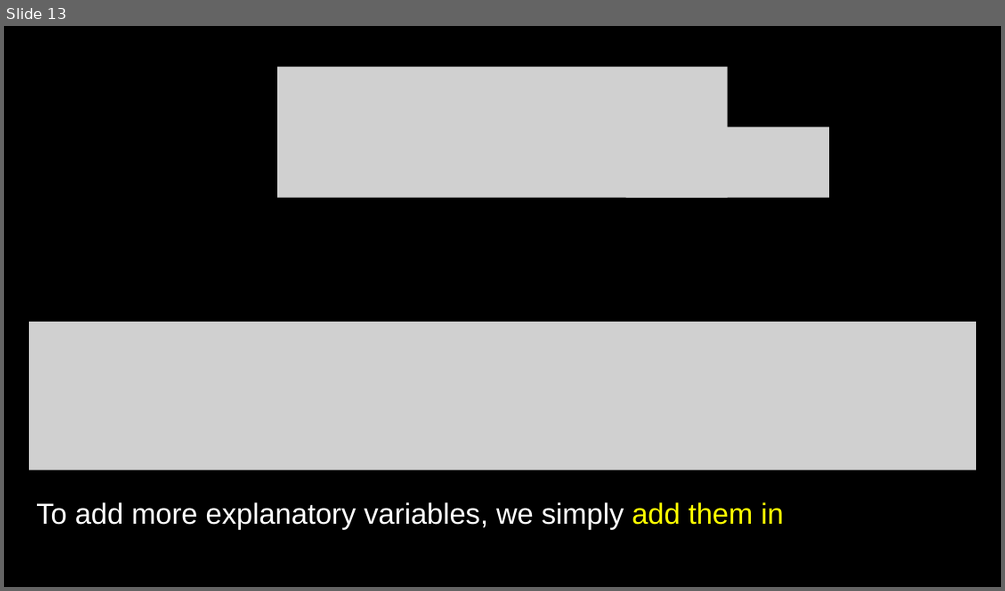
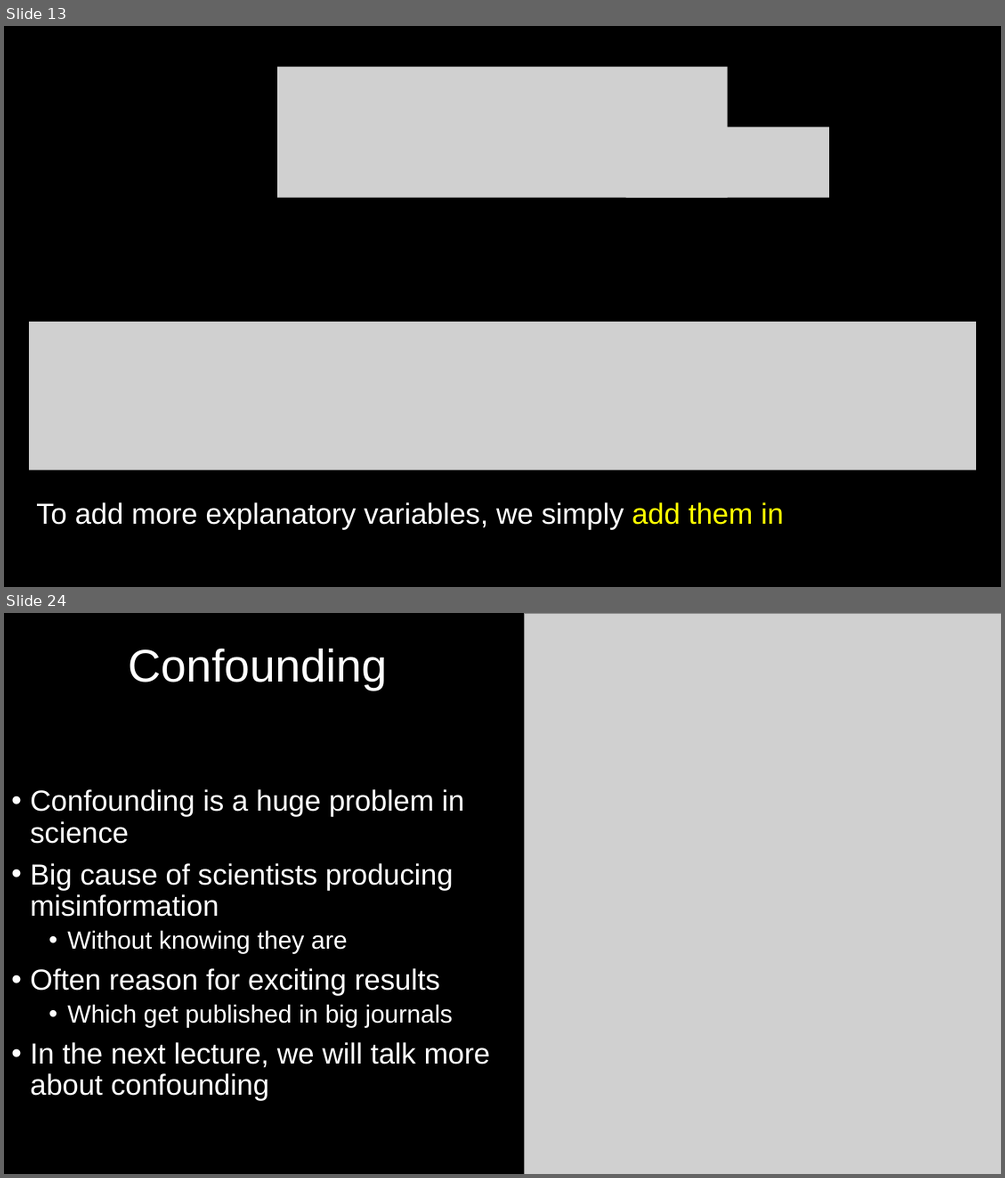
Before and after one commit to DeonRoos/stats-for-biologists, a slide deck: Lecture 9 - Multivariate LM/Slides/Lecutre 7.1 Multiple LM theory.pptx. Shown one above the other, each under a label of ours: slide 13 before the commit, slides 13 and 24 after it; the slides between them are not shown. The pictures are 1005x591 and 1005x1178 pixels, drawn with LibreOffice and Linux fonts; fonts in the diff are those of the drawing; grey boxes stand for pictures. Boxes give left, top, right and bottom in pixels: in the first picture for what was removed or moved away, otherwise in the second. Text is boxed around its words. In the diff, an @@ line names an element or a change of style, - is before the commit and + after.

```diff
--- a/Lecture 9 - Multivariate LM/Slides/Lecutre 7.1 Multiple LM theory.pptx
+++ b/Lecture 9 - Multivariate LM/Slides/Lecutre 7.1 Multiple LM theory.pptx
@@ slide 24 added at <box>4,613,1001,1174</box>, background #000000 @@
@@ picture added at <box>524,613,1001,1174</box> @@
@@ title added at <box>128,648,387,690</box>, 44 pt, text #FFFFFF @@
+Confounding
@@ text added at <box>30,789,490,1100</box>, 28 pt, text #FFFFFF @@
+• Confounding is a huge problem in science
+• Big cause of scientists producing misinformation
+  • Without knowing they are
+• Often reason for exciting results
+  • Which get published in big journals
+• In the next lecture, we will talk more about confounding
```
Also in this commit, not shown: 7 slides changed, 10 other slides added, 2 slides removed, 9 other files.
